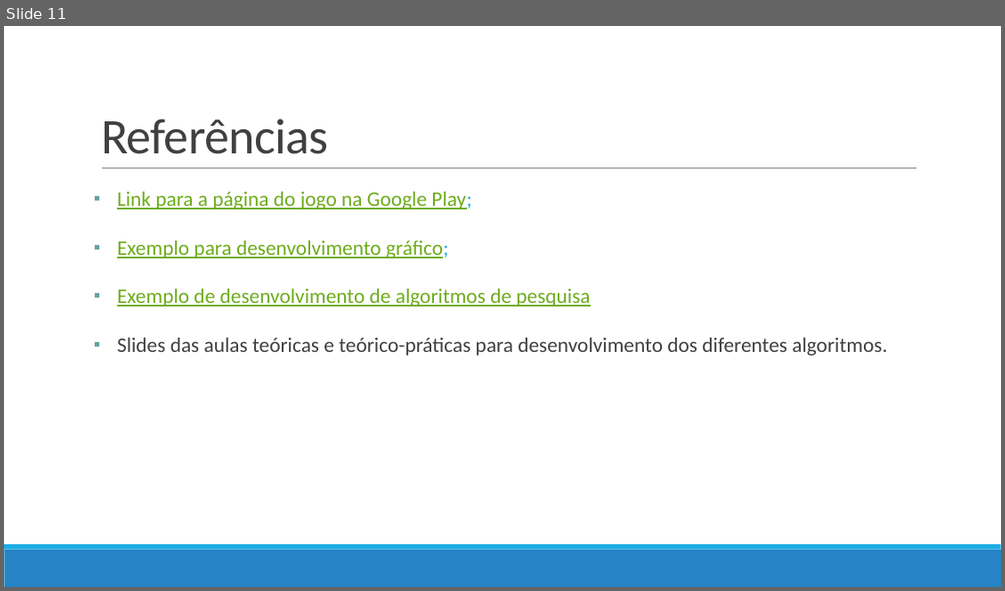
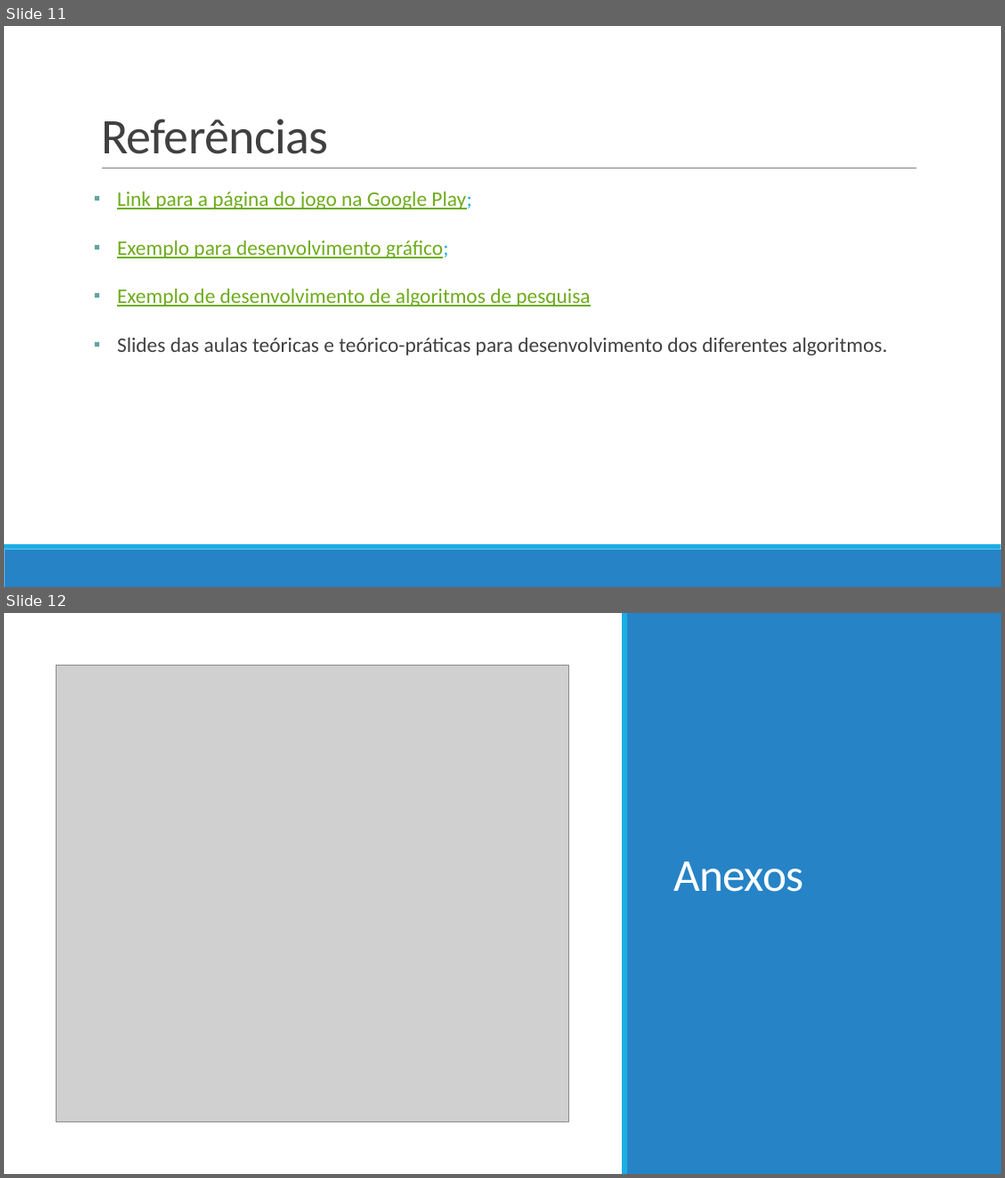
Before and after one commit to pedrovponte/IART-g39, a slide deck: docs/finalpresentation.pptx. Shown one above the other, each under a label of ours: slide 11 before the commit, slides 11 and 12 after it. The pictures are 1005x591 and 1005x1178 pixels, drawn with LibreOffice and Linux fonts; fonts in the diff are those of the drawing; grey boxes stand for pictures. Boxes give left, top, right and bottom in pixels: in the first picture for what was removed or moved away, otherwise in the second. Text is boxed around its words. In the diff, an @@ line names an element or a change of style, - is before the commit and + after.

```diff
--- a/docs/finalpresentation.pptx
+++ b/docs/finalpresentation.pptx
@@ slide 12 added at bbox=[4, 613, 1001, 1174], background #FFFFFF @@
@@ rectangle added at bbox=[4, 613, 1001, 1174], fill #FFFFFF @@
@@ rectangle added at bbox=[622, 613, 627, 1174], fill #1CADE4 @@
@@ rectangle added at bbox=[627, 613, 1001, 1174], fill #2683C6 @@
@@ picture added at bbox=[56, 666, 568, 1121] @@
@@ title added at bbox=[673, 861, 804, 892], 44 pt, text #FFFFFF @@
+Anexos
@@ rectangle added at bbox=[4, 1136, 1001, 1174], fill #2683C6 @@
@@ rectangle added at bbox=[4, 1131, 1001, 1136], fill #1CADE4 @@
```
Also in this commit, not shown: 7 slides changed, 1 other slide added, 4 other files.
